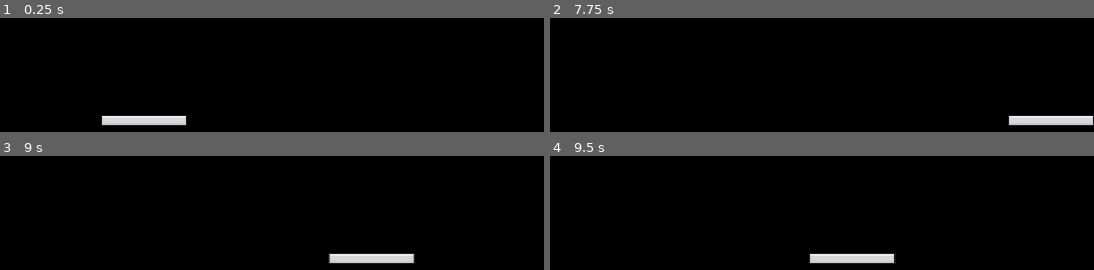
Above: before the commit, frames 1-4 (two rows, left to right).
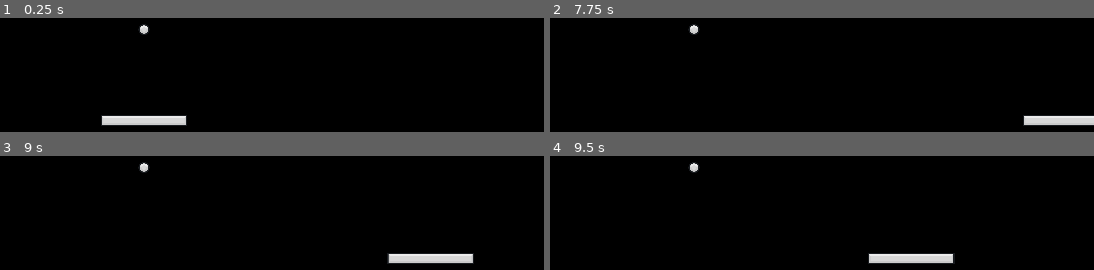
Above: after the commit, the same moments.

Repository: lichen014/BrickBreaker
Game: Godot game, scene res://Scenes/main.tscn
The game is run twice, just before and just after one commit, with the same random seed, the same clock (stepped at 60 frames per second) and the same inputs.
Inputs:
- Up to frame 1 (0.25 s): no input
- Up to frame 2 (7.75 s): tap Enter at 0.5 s; hold D (right) 0.53-2.03 s; hold A (left) 2.03-4.28 s; hold D (right) from 4.28 s (still down)
- Up to frame 3 (9 s): release D (right) at 8.03 s; hold A (left) from 8.03 s (still down)
- Up to frame 4 (9.5 s): keep holding A (left)

The runs differ from the first frame. In frame 1, 0.2% of the frame differs, in the area x 25-28%, y 5-15%; in frame 2, 0.5%; in frame 3, 2.3%, in the area x 25-88%, y 5-95%; in frame 4, 2.3%.
Error after the commit: Cannot call method 'get_viewport_rect' on a null value. (res://Scripts/paddle.gd:17)

Commit message:
cannot play error again

Diff:
--- /dev/null
+++ b/Scenes/ball.gd
@@ -0,0 +1,31 @@
+extends CharacterBody2D
+
+class_name Ball
+
+const VELOCITY_LIMIT = 40
+
+@export var ball_speed = 20
+@export var lifes = 3
+
+var speed_up_factor = 1.05
+
+@onready var collision_shape_2d = $CollisionShape2D
+
+var start_position: Vector2
+
+func _ready():
+	start_position = position
+
+func _phsyics_process(delta):
+	var collision = move_and_collide(velocity * ball_speed * delta)
+	if (!collision):
+		return
+
+	velocity = velocity.bounce(collision.get_normal())
+
+
+func _start_ball():
+	position = start_position
+	randomize()
+
+	velocity = Vector2(randf_range(-1, 1), randf_range(-.1, -1)).normalized() * ball_speed
--- /dev/null
+++ b/Scenes/ball.tscn
@@ -0,0 +1,18 @@
+[gd_scene load_steps=4 format=3 uid="uid://c750bljsr7kst"]
+
+[ext_resource type="Script" path="res://Scenes/ball.gd" id="1_53kkw"]
+[ext_resource type="Texture2D" uid="uid://b8lw5jknvoju4" path="res://Assets/Ball.png" id="1_e6dqd"]
+
+[sub_resource type="CircleShape2D" id="CircleShape2D_1mwya"]
+radius = 28.2843
+
+[node name="Ball" type="CharacterBody2D"]
+scale = Vector2(0.25, 0.25)
+motion_mode = 1
+script = ExtResource("1_53kkw")
+
+[node name="Sprite2D" type="Sprite2D" parent="."]
+texture = ExtResource("1_e6dqd")
+
+[node name="CollisionShape2D" type="CollisionShape2D" parent="."]
+shape = SubResource("CircleShape2D_1mwya")
--- a/Scenes/main.tscn
+++ b/Scenes/main.tscn
@@ -1,11 +1,34 @@
-[gd_scene load_steps=2 format=3 uid="uid://b8a40c3x0o0ao"]
+[gd_scene load_steps=4 format=3 uid="uid://b8a40c3x0o0ao"]
 
 [ext_resource type="PackedScene" uid="uid://cdt2vfvpd0qe2" path="res://Scenes/paddle.tscn" id="1_bokhs"]
+[ext_resource type="PackedScene" uid="uid://c750bljsr7kst" path="res://Scenes/ball.tscn" id="2_jgq78"]
+[ext_resource type="PackedScene" uid="uid://bhviqtvy1v42k" path="res://Scenes/wall.tscn" id="3_avyb4"]
 
 [node name="main" type="Node"]
 
 [node name="Camera2D" type="Camera2D" parent="."]
 
-[node name="Paddle" parent="." node_paths=PackedStringArray("camera") instance=ExtResource("1_bokhs")]
+[node name="Paddle" parent="." instance=ExtResource("1_bokhs")]
 position = Vector2(2.08165e-12, 283)
-camera = NodePath("../Camera2D")
+collision_layer = 2
+
+[node name="Ball" parent="." instance=ExtResource("2_jgq78")]
+visibility_layer = 14
+position = Vector2(2.08165e-12, 152)
+rotation = -0.0196003
+
+[node name="Walls" type="Node" parent="."]
+
+[node name="Upperwall" parent="Walls" instance=ExtResource("3_avyb4")]
+position = Vector2(2.08165e-12, -334)
+collision_layer = 4
+
+[node name="LeftWall" parent="Walls" instance=ExtResource("3_avyb4")]
+position = Vector2(-586, -54)
+rotation = 1.56936
+collision_layer = 4
+
+[node name="RightWall" parent="Walls" instance=ExtResource("3_avyb4")]
+position = Vector2(586, -54)
+rotation = 1.57049
+collision_layer = 4
--- /dev/null
+++ b/Scenes/wall.tscn
@@ -0,0 +1,10 @@
+[gd_scene load_steps=2 format=3 uid="uid://bhviqtvy1v42k"]
+
+[sub_resource type="RectangleShape2D" id="RectangleShape2D_38h3x"]
+size = Vector2(1164, 20)
+
+[node name="Wall" type="RigidBody2D"]
+freeze = true
+
+[node name="CollisionShape2D" type="CollisionShape2D" parent="."]
+shape = SubResource("RectangleShape2D_38h3x")
--- a/Scripts/paddle.gd
+++ b/Scripts/paddle.gd
@@ -5,10 +5,12 @@
 var direction = Vector2.ZERO
 var camera_rect: Rect2
 var half_paddle_width: float
+var is_ball_started = false
 
 @export var speed = 200
 @export var camera: Camera2D
 
+@onready var ball = $"../Ball" as Ball
 @onready var collision_shape_2d = $CollisionShape2D
 
 func _ready():
@@ -35,3 +37,7 @@
 		direction = Vector2.RIGHT
 	else:
 		direction = Vector2.ZERO
+
+	if direction != Vector2.ZERO && !is_ball_started:
+		ball.start_ball()
+		is_ball_started = true
--- a/project.godot
+++ b/project.godot
@@ -34,6 +34,13 @@
 ]
 }
 
+[layer_names]
+
+2d_physics/layer_1="ball"
+2d_physics/layer_2="paddle"
+2d_physics/layer_3="walls"
+2d_physics/layer_4="brick"
+
 [rendering]
 
 environment/defaults/default_clear_color=Color(0, 0, 0, 1)
